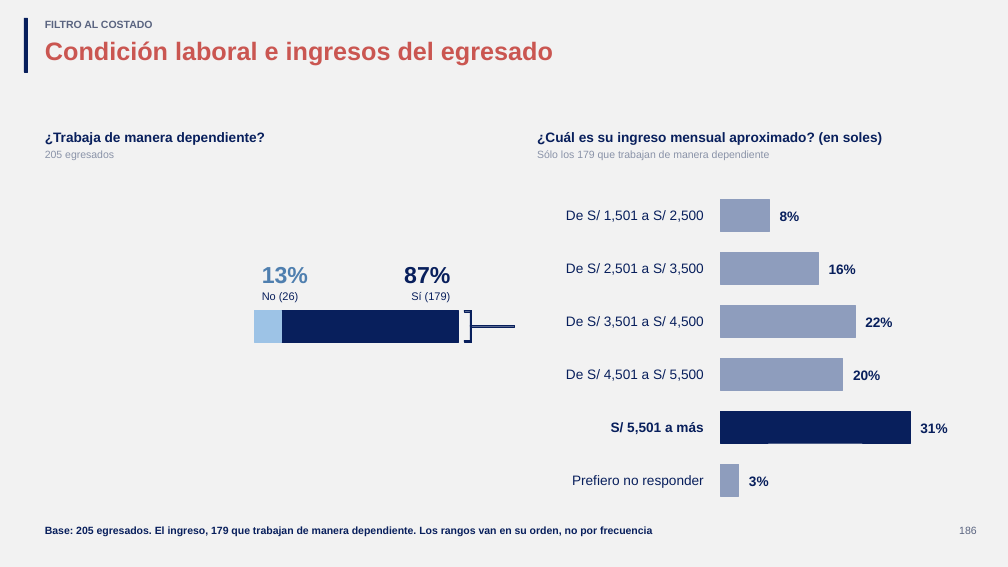
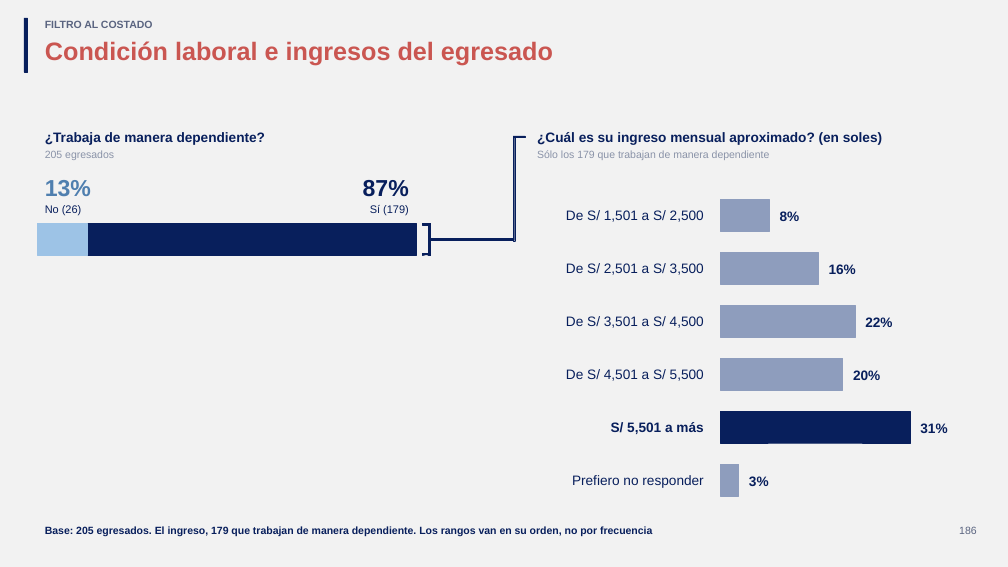
Before and after one commit to GonzaloAlmendariz/prosecnur-app, a slide deck: slide 186 of docs/qa/motor-ppt-2026-10-06/4-recetario/recetario-moderna.pptx. Drawn at 1008x567 pixels with LibreOffice and Linux fonts; fonts in the diff are those of the drawing; background and template pictures are left out. Boxes give left, top, right and bottom in pixels: in the first picture for what was removed or moved away, otherwise in the second. Text is boxed around its words. In the diff, an @@ line names an element or a change of style, - is before the commit and + after.

```diff
--- a/docs/qa/motor-ppt-2026-10-06/4-recetario/recetario-moderna.pptx
+++ b/docs/qa/motor-ppt-2026-10-06/4-recetario/recetario-moderna.pptx
@@ rectangle added at box(513, 137, 515, 240), fill #081F5C, outline #081F5C 0.25 pt @@
@@ rectangle added at box(513, 136, 526, 138), fill #081F5C, outline #081F5C 0.25 pt @@
@@ text "13%": place and size @@
-text "13%" at box(262, 267, 308, 283)
+text "13%" at box(45, 180, 91, 196)
@@ text "87%": place and size @@
-text "87%" at box(404, 267, 450, 284)
+text "87%" at box(363, 180, 409, 197)
@@ text "No (26)": place and size @@
-text "No (26)" at box(262, 292, 298, 302)
+text "No (26)" at box(45, 205, 81, 215)
@@ text "Sí (179)": place and size @@
-text "Sí (179)" at box(411, 292, 451, 303)
+text "Sí (179)" at box(370, 205, 409, 216)
@@ rectangle added at box(37, 223, 87, 255), fill #9DC3E6, outline #9DC3E6 0.25 pt @@
@@ rectangle added at box(87, 223, 417, 255), fill #081F5C, outline #081F5C 0.25 pt @@
@@ rectangle: place and size @@
-rectangle at box(464, 340, 472, 342)
+rectangle at box(423, 223, 430, 225)
@@ rectangle: place and size @@
-rectangle at box(470, 310, 471, 342)
+rectangle at box(428, 223, 430, 255)
@@ rectangle: place and size @@
-rectangle at box(470, 325, 514, 327)
+rectangle at box(428, 238, 513, 240)
@@ rectangle: place and size @@
-rectangle at box(464, 310, 472, 312)
+rectangle at box(423, 253, 430, 255)
@@ rectangle removed at box(255, 310, 281, 342) @@
@@ rectangle removed at box(281, 310, 457, 342) @@
```
Also in this commit, not shown: 3 other slides changed, 8 other files.
